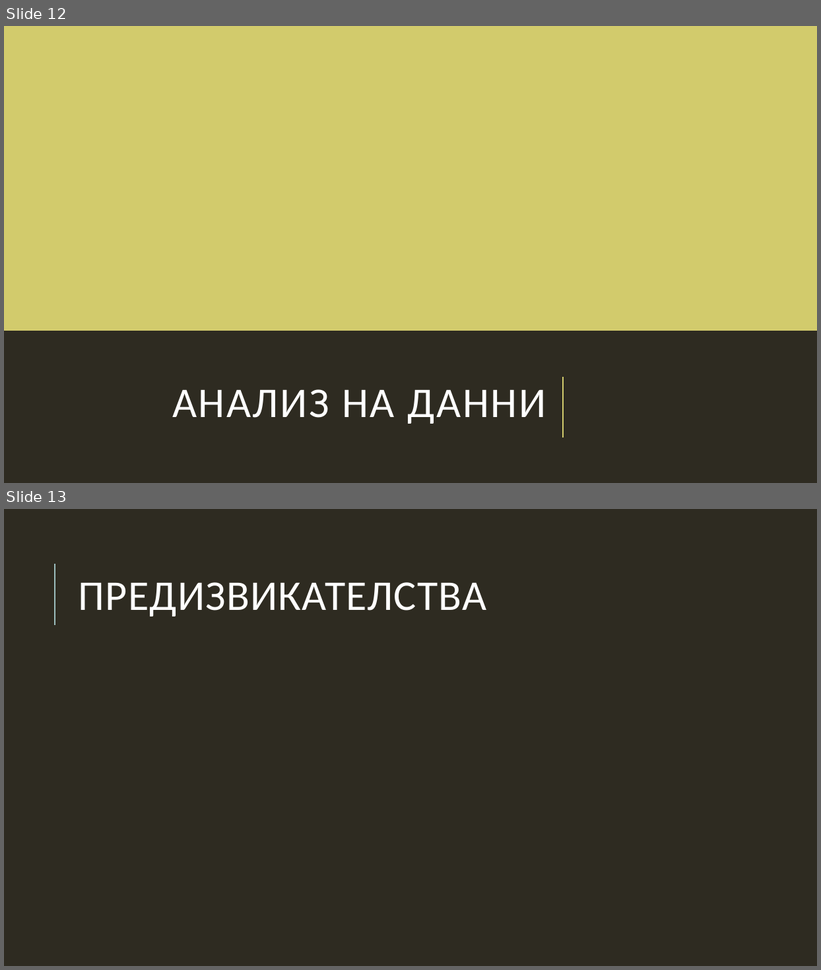
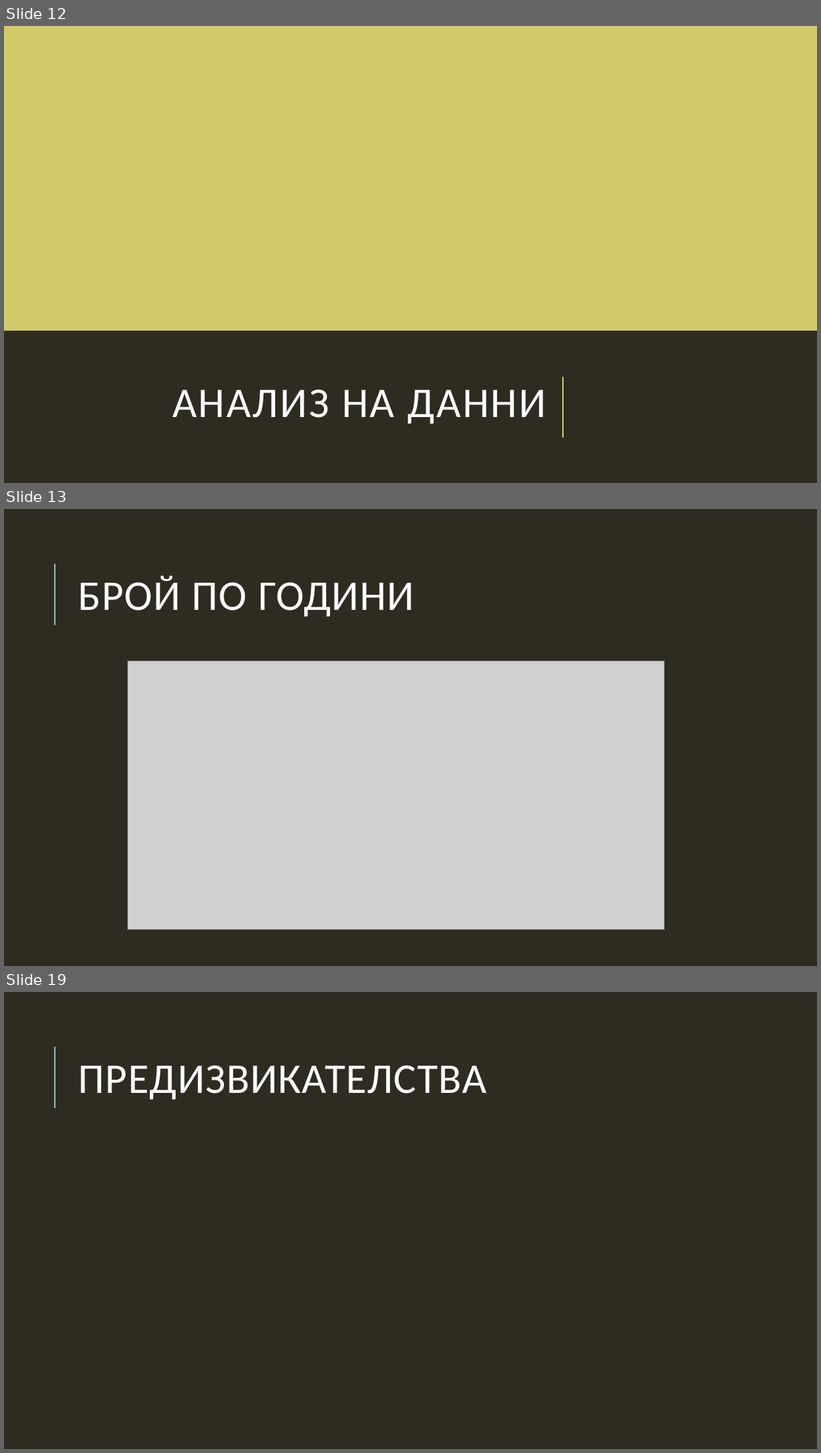
Before and after one commit to sarabadjieva/MITM322_DataMining, a slide deck: Анализ.pptx. Shown one above the other, each under a label of ours: slides 12 and 13 before the commit, slides 12, 13 and 19 after it; the slides between them are not shown. The pictures are 821x970 and 821x1453 pixels, drawn with LibreOffice and Linux fonts; fonts in the diff are those of the drawing; grey boxes stand for pictures. Boxes give left, top, right and bottom in pixels: in the first picture for what was removed or moved away, otherwise in the second. Text is boxed around its words. In the diff, an @@ line names an element or a change of style, - is before the commit and + after.

```diff
--- a/Анализ.pptx
+++ b/Анализ.pptx
@@ slide 13 added at bbox=[4, 509, 817, 966], background #2E2B21; not listed: 1 template element that a slide beside it also shows @@
@@ title added at bbox=[79, 576, 414, 617], 50 pt, text #FFFFFF @@
+БРОЙ ПО ГОДИНИ
@@ picture added at bbox=[128, 661, 665, 930] @@
@@ what was slide 13 is now slide 19 @@
```
Also in this commit, not shown: 5 other slides added, 17 other files.
